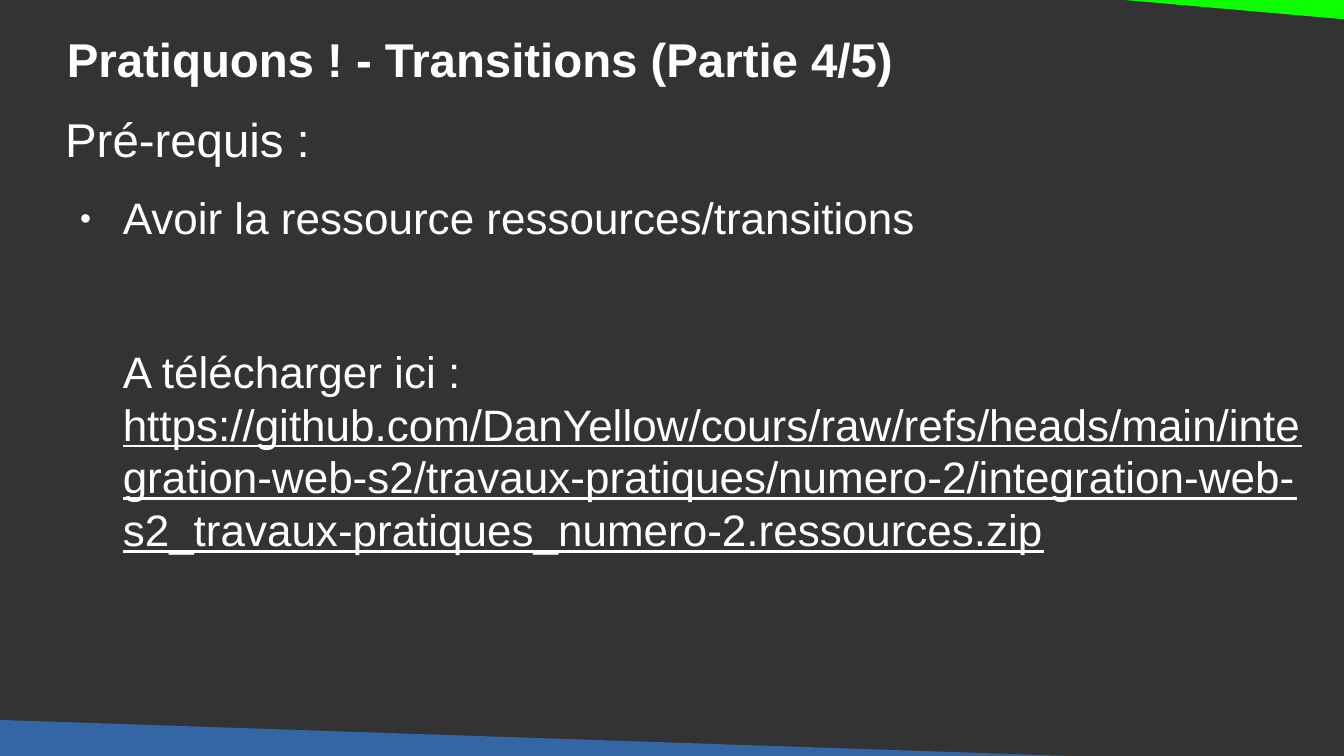
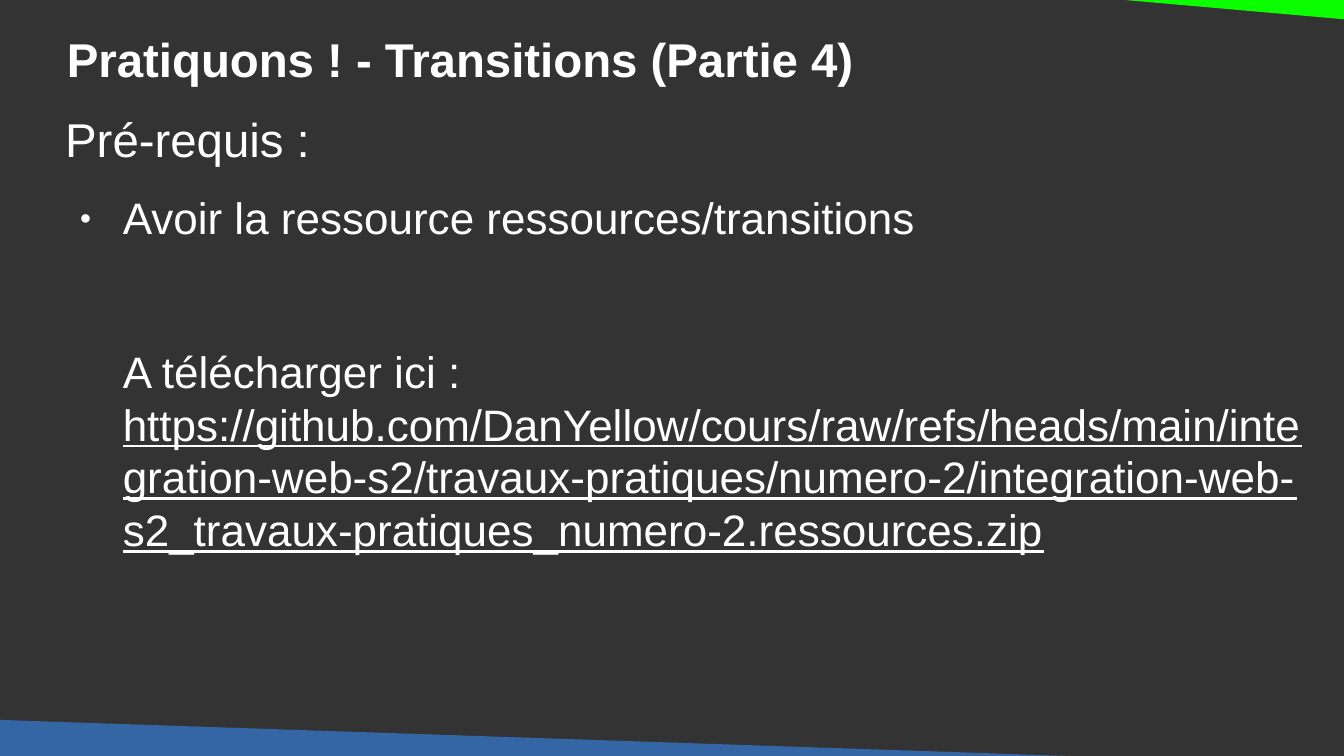
Before and after one commit to DanYellow/cours, a slide deck: slide 32 of integration-web-s2/travaux-pratiques/numero-2/presentation.odp. Drawn at 1344x756 pixels with LibreOffice and Linux fonts; fonts in the diff are those of the drawing. Boxes give left, top, right and bottom in pixels: in the first picture for what was removed or moved away, otherwise in the second. Text is boxed around its words. In the diff, an @@ line names an element or a change of style, - is before the commit and + after.

```diff
--- a/integration-web-s2/travaux-pratiques/numero-2/presentation.odp
+++ b/integration-web-s2/travaux-pratiques/numero-2/presentation.odp
@@ title at [67,42,853,87]: text changed @@
-Pratiquons ! - Transitions (Partie 4/5)
+Pratiquons ! - Transitions (Partie 4)
```
Also in this commit, not shown: 1 other slide changed, 3 other files.
